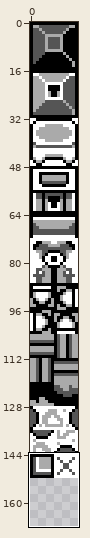
Pixel-art file, stored at assets/objects.aseprite. The first picture is a wide view before the edit; the outline marks the close-up.
Close-up. Earlier state:
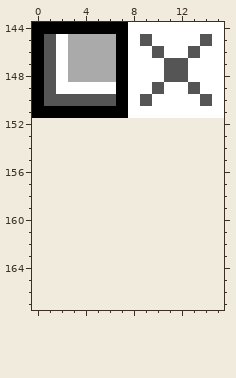
16x152 pixels, 1 frame. Shown: x 0..15, y 144..167. The old version is drawn lined up with the new one, on the new canvas.
Now the later version:
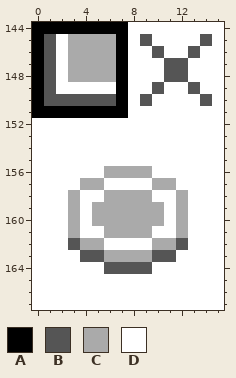
Palette (. is transparent): A #000000  B #555555  C #aaaaaa  D #ffffff
The edit:
canvas 16x152 -> 16x168
Changed rows in their new state; - is an unchanged pixel.
first column x 0:
152 DDDDDDDDDDDDDDDD
153 DDDDDDDDDDDDDDDD
154 DDDDDDDDDDDDDDDD
155 DDDDDDDDDDDDDDDD
156 DDDDDDCCCCDDDDDD
157 DDDDCCDDDDCCDDDD
158 DDDCDDCCCCDDCDDD
159 DDDCDCCCCCCDCDDD
160 DDDCDCCCCCCDCDDD
161 DDDCDDCCCCDDCDDD
162 DDDBCCDDDDCCBDDD
163 DDDDBBCCCCBBDDDD
164 DDDDDDBBBBDDDDDD
165 DDDDDDDDDDDDDDDD
166 DDDDDDDDDDDDDDDD
167 DDDDDDDDDDDDDDDD
